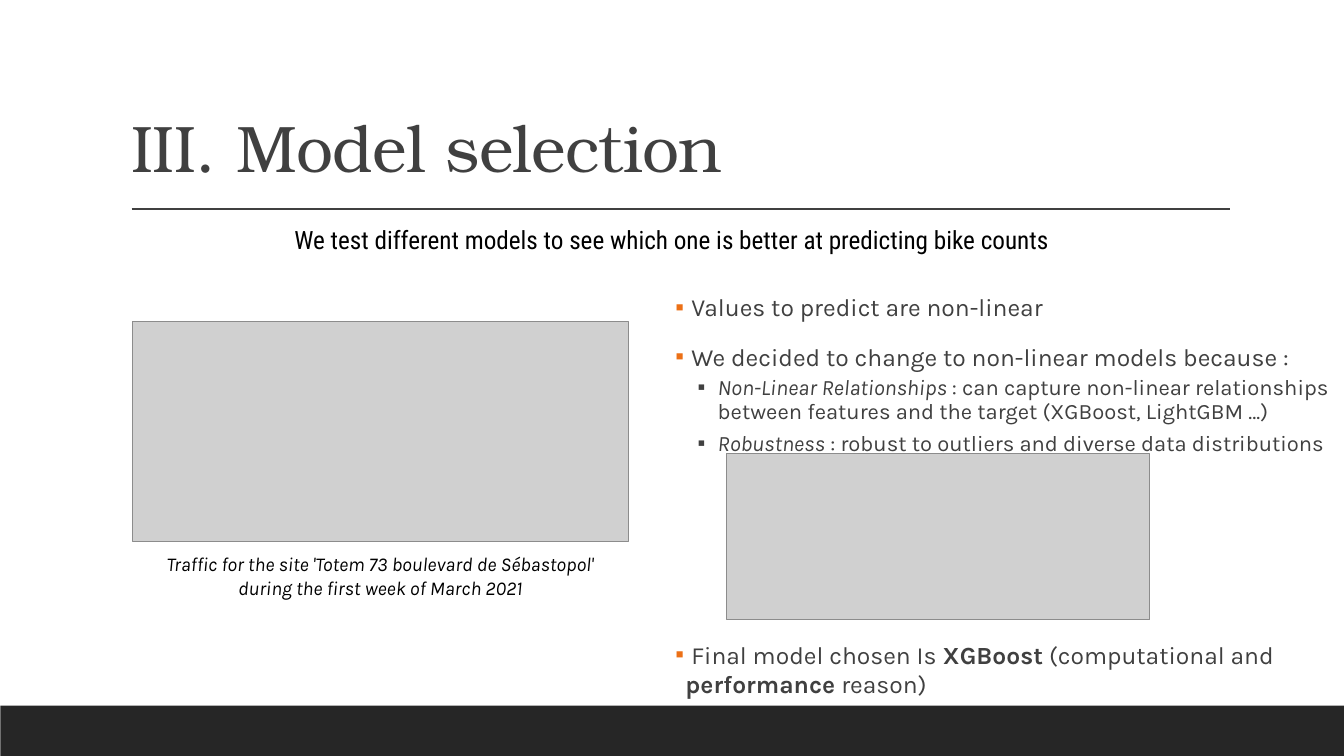
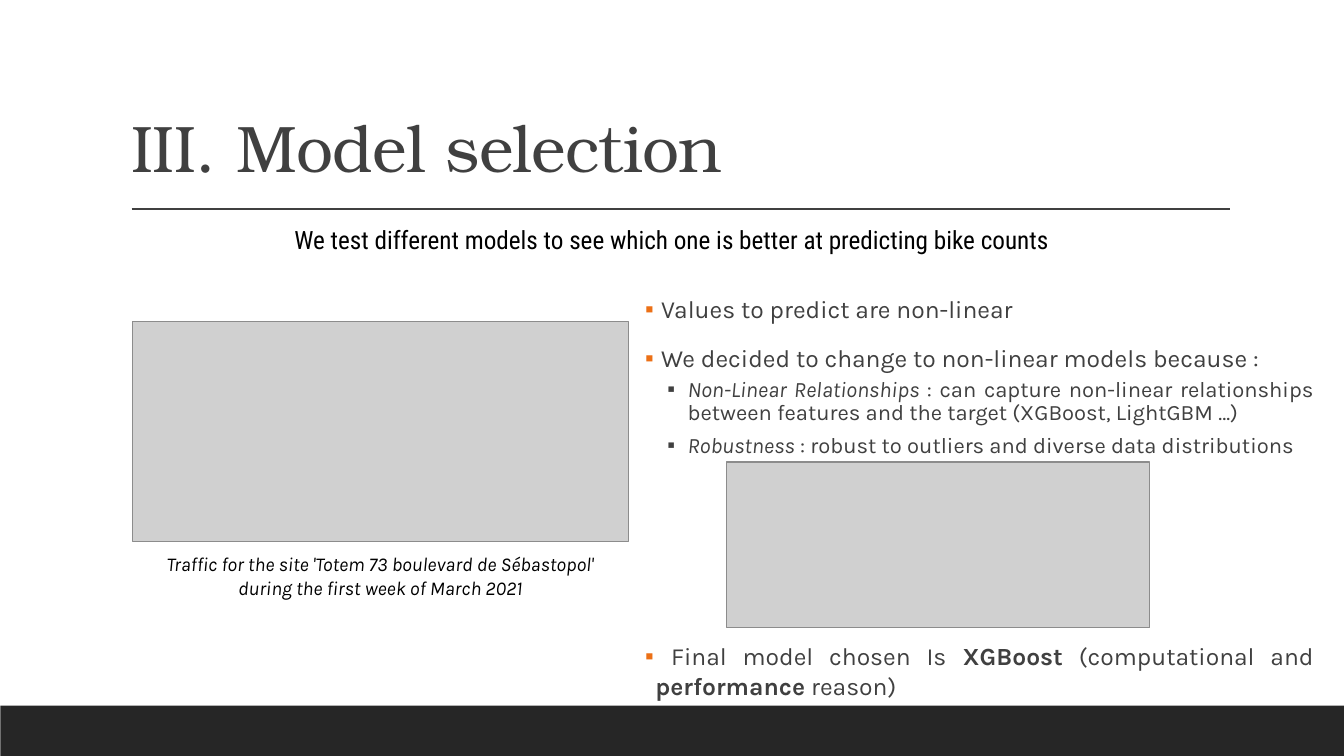
Before and after one commit to ThomasBrdes/bike-count-DSB, a slide deck: slide 6 of submissions/Presentation.pptx. Drawn at 1344x756 pixels with LibreOffice and Linux fonts; fonts in the diff are those of the drawing; grey boxes stand for pictures. Boxes give left, top, right and bottom in pixels: in the first picture for what was removed or moved away, otherwise in the second. Text is boxed around its words. In the diff, an @@ line names an element or a change of style, - is before the commit and + after.

Commit message:
change presentation

```diff
--- a/submissions/Presentation.pptx
+++ b/submissions/Presentation.pptx
@@ text "Values to predict are non-linear" moved from (x1=685, y1=299, x2=1328, y2=699) to (x1=655, y1=301, x2=1313, y2=701) @@
@@ text "Values to predict are non-linear" at (x1=655, y1=301, x2=1313, y2=701): alignment left to justified @@
@@ picture moved from (x1=727, y1=454, x2=1150, y2=620) to (x1=727, y1=462, x2=1150, y2=628) @@
```
Also in this commit, not shown: 4 other slides changed, 1 slide added.
